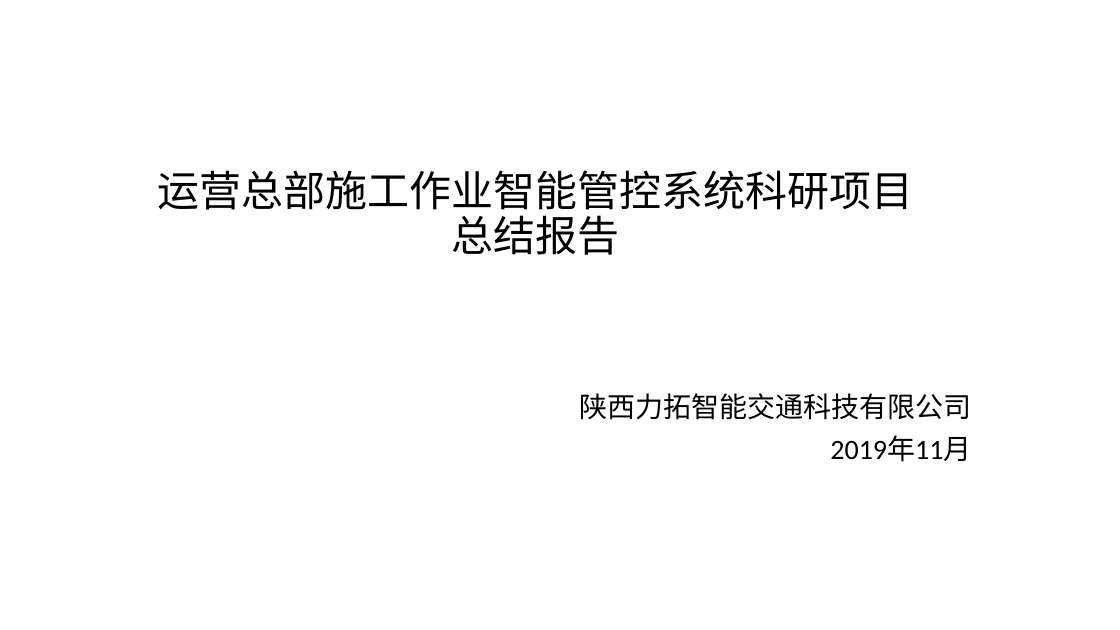
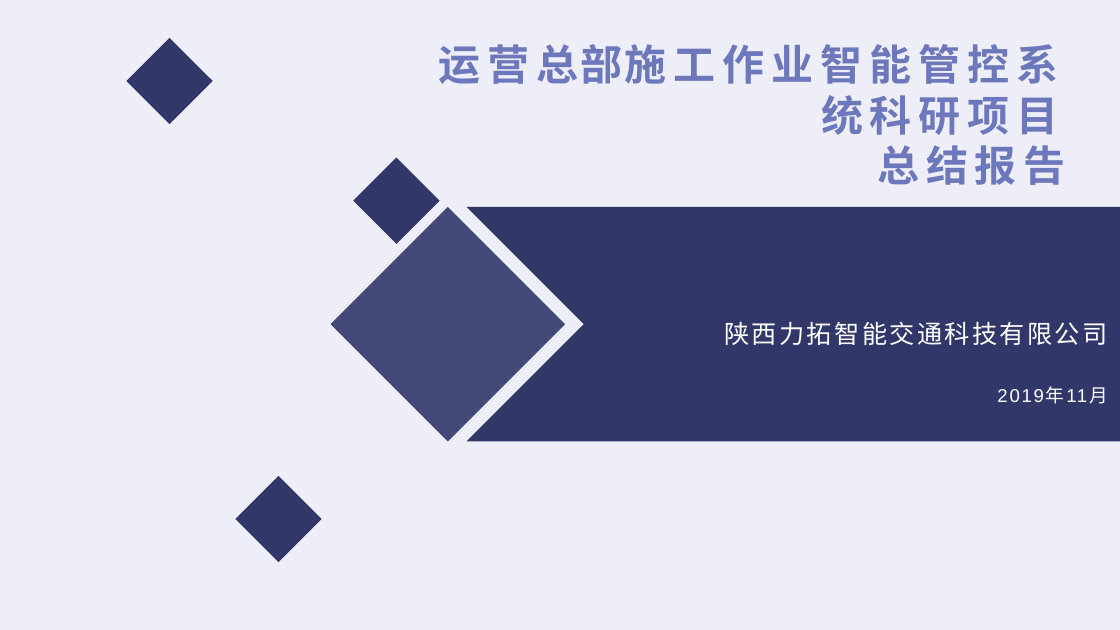
Before and after one commit to hanlibin1981/hlb, a slide deck: slide 1 of 深圳地铁智能施工管控项目总结报告.pptx. Drawn at 1120x630 pixels with LibreOffice and Linux fonts; fonts in the diff are those of the drawing; background and template pictures are left out. Boxes give left, top, right and bottom in pixels: in the first picture for what was removed or moved away, otherwise in the second. Text is boxed around its words. In the diff, an @@ line names an element or a change of style, - is before the commit and + after.

```diff
--- a/深圳地铁智能施工管控项目总结报告.pptx
+++ b/深圳地铁智能施工管控项目总结报告.pptx
@@ background #FFFFFF to #EDEEF7 @@
@@ title "运营总部施工作业智能管控系统科研项目 总结报告": place and size @@
-title "运营总部施工作业智能管控系统科研项目 总结报告" at (157,170,913,255)
+title "运营总部施工作业智能管控系统科研项目 总结报告" at (438,44,1066,185)
@@ title "运营总部施工作业智能管控系统科研项目 总结报告" at (438,44,1066,185): font Calibri to Arial in "总结报告"; text colour #000000 to #6D77BB, letter spacing 0 to 6 pt, bold on; letter spacing 0 to 2 pt in "运营总部施工作业智能管控系统科研项目"; alignment centre to right; line spacing 0.9 to 1 @@
@@ group added at (126,38,1120,563): 4 diamonds, 1 freeform shape @@
@@ subtitle "陕西力拓智能交通科技有限公司": place and size @@
-subtitle "陕西力拓智能交通科技有限公司" at (580,393,972,462)
+subtitle "陕西力拓智能交通科技有限公司" at (724,321,1107,345)
@@ subtitle "陕西力拓智能交通科技有限公司" at (724,321,1107,345): size 24 to 21.6 pt, font Calibri to Arial, text colour #000000 to #FFFFFF, letter spacing 0 to 2 pt; line spacing 0.9 to 1 @@
@@ text added at (902,373,1117,413), 16 pt, text #FFFFFF @@
+2019年11月
@@ subtitle at (830,436,971,462): paragraph removed @@
-2019年11月
```
Also in this commit, not shown: 9 other slides changed, 1 slide added.
